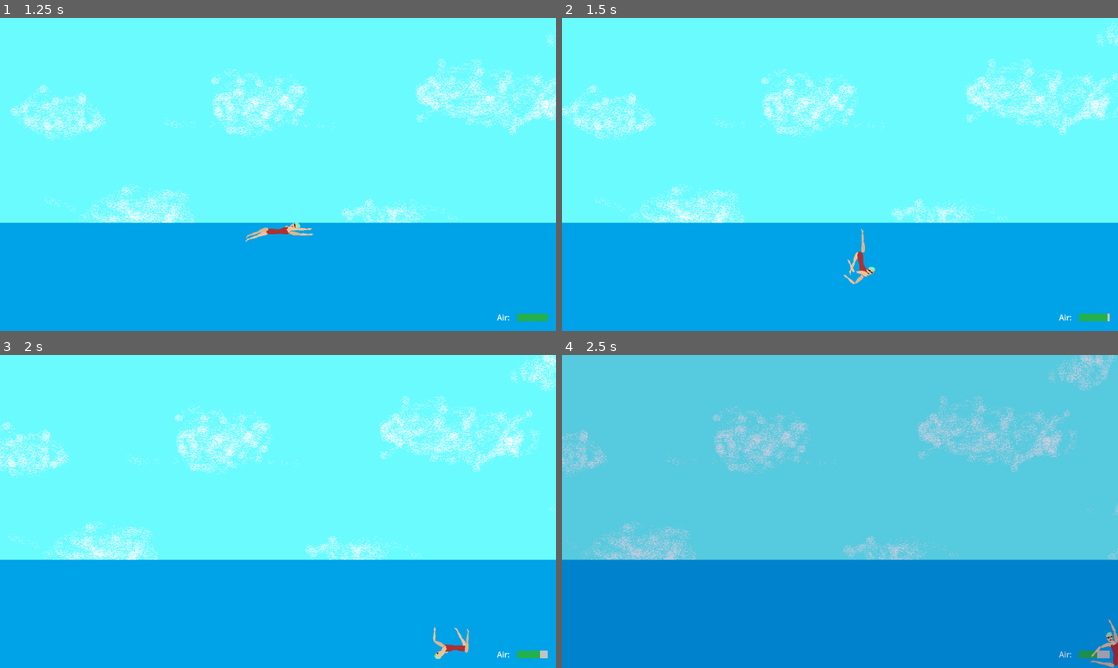
Above: before the commit, frames 1-4 (two rows, left to right).
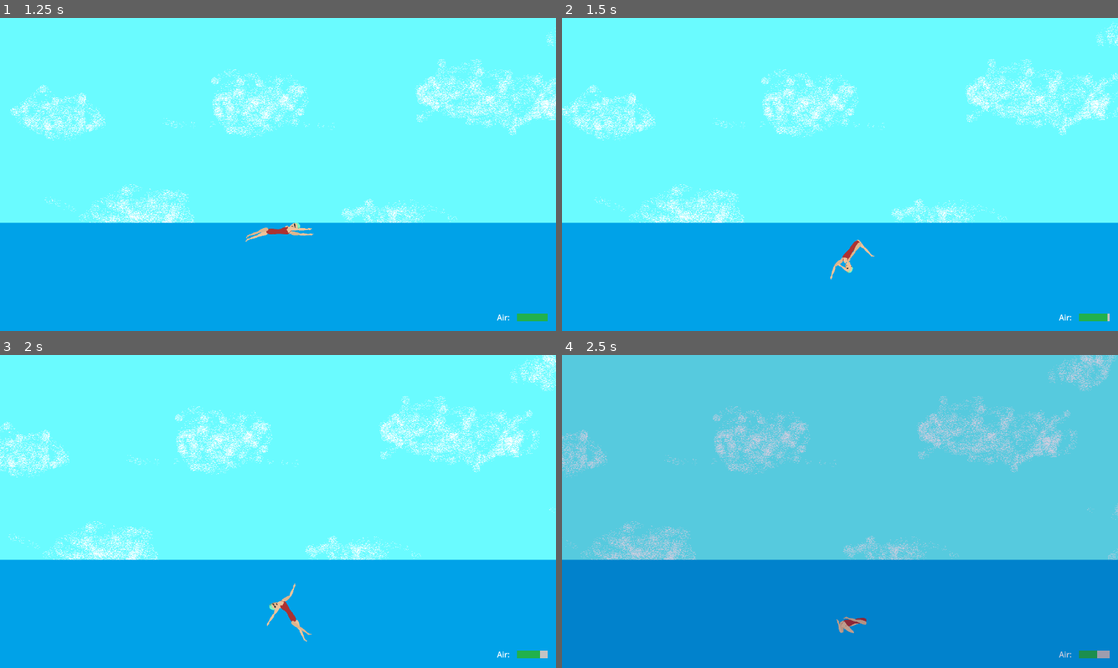
Above: after the commit, the same moments.

Repository: acnolan/Pixel-Game-Jam-2024
Game: Godot game, scene res://scenes/menu/start_screen.tscn
Same seed, same stepped clock (60 frames per second), same inputs: the game is played once before the commit and once after it.
Inputs:
- Up to frame 1 (1.25 s): click "Play" at 0.5 s
- Up to frame 2 (1.5 s): hold W from 1.28 s (still down); tap I (KEY_I) at 1.35 s
- Up to frame 3 (2 s): keep holding W
- Up to frame 4 (2.5 s): release W at 2.03 s; hold S from 2.03 s (still down); tap M (KEY_M) at 2.1 s

Frame 1 is identical in both runs. In frame 2, 0.4% of the frame differs, in the area x 48-57%, y 67-86%; in frame 3, 0.5%, in the area x 48-85%, y 72-98%; in frame 4, 0.4%.

Commit message:
meh legs

Diff:
--- a/scenes/player/swimmer.tscn
+++ b/scenes/player/swimmer.tscn
@@ -179,8 +179,8 @@
 
 # Called every frame. 'delta' is the elapsed time since the previous frame.
 func _process(delta):
-	if Input.is_key_label_pressed(KEY_W):
-		apply_impulse(Vector2(200,100), Vector2(0, 16))
+	if Input.is_action_just_pressed(\"KEY_W\"):
+		apply_impulse(Vector2(0,-1000), Vector2(0, 100))
 		apply_torque(80)
 "
 
@@ -196,8 +196,8 @@
 
 # Called every frame. 'delta' is the elapsed time since the previous frame.
 func _process(delta):
-	if Input.is_key_label_pressed(KEY_S):
-		apply_impulse(Vector2(200,100), Vector2(0, 16))
+	if Input.is_action_just_pressed(\"KEY_S\"):
+		apply_impulse(Vector2(0,-1000), Vector2(0, 100))
 		apply_torque(80)
 "
 
